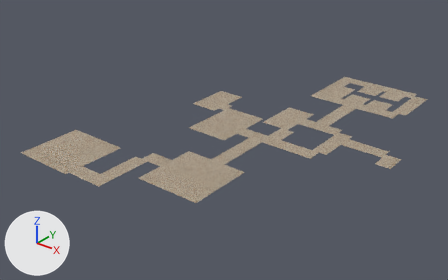
One commit to the FBX model Assets/Level_Design/Models/PrototypeLevels/Level3/Level3Ground.fbx: the scene before it, then after it.
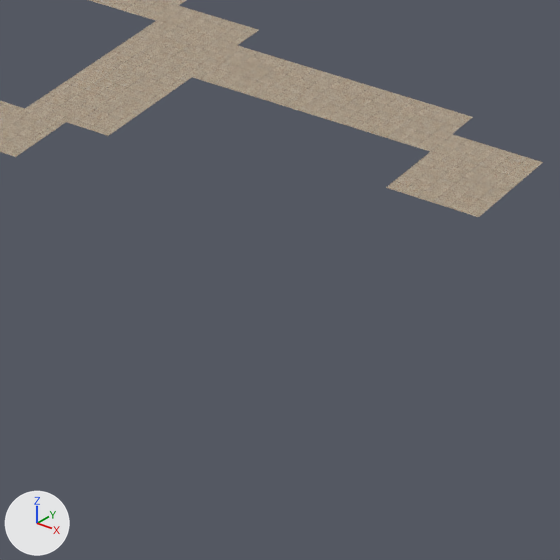
Each version is shown whole from a 50 mm lens placed at (-166.5, -139.5, 68.0), pointed at (-258.0, -25.1, -3.0), then close up on the part from 69% to 90% of the width and 47% to 82% of the height. Every picture has the same lights, and +X, +Y and +Z are marked at lower left. Where no turn or scale is listed for an object, it has been applied to the vertices. Vertices at the same position are counted once.

Objects in the first close-up: 'Level3Ground'.
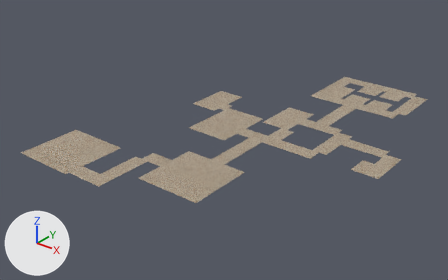
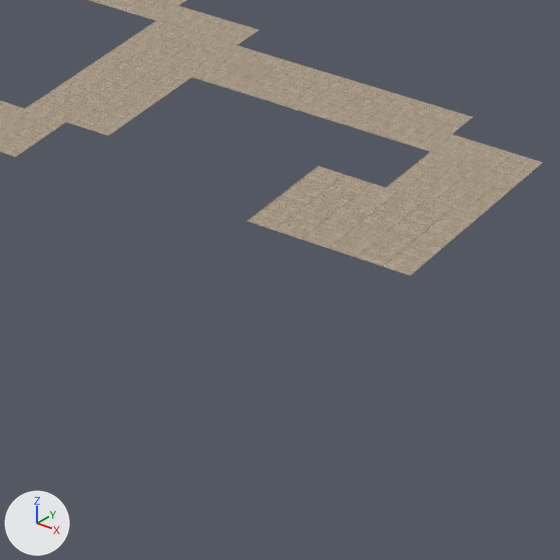
The newer file is also turned or shifted as a whole; pictures and numbers use the older file's frame.

Where the change shows, as pixel boxes [x1, y1, x2, y2] in the close-ups (560 x 560 px):
'Level3Ground', reshaped
    before: [0, 0, 543, 217]
    after: [0, 0, 543, 276]
part 1 of me_level3ground1, added (beige)
    after: [248, 166, 478, 276]

What changed in the scene script:
```text
Change me_level3ground1:
    used by ob_level3ground; location = (-219.0, -18.0, 0.0)
    verts and faces of me_level3ground1; kept vertices keep their numbers, new ones are numbered from 100
    before: 5 (4.0, 0.0, 0.0) at pixel (478, 217)
    remove me_level3ground1.from_pydata(...)  # 100 vertices, 26 faces; spans x -69.0..4.0, y -48.0..48.0, z 0.0
    add me_level3ground1.from_pydata(...)  # 103 vertices, 27 faces; spans x -69.0..4.0, y -48.0..48.0, z 0.0
    me_level3ground1 part 1
    add verts[100] = (-3.0, -6.0, 0.0)  # pixel (246, 221)
    add verts[101] = (4.0, -6.0, 0.0)  # pixel (410, 275)
    add verts[102] = (-3.0, 0.0, 0.0)  # pixel (318, 165)
    add faces += [(5, 102, 100, 101)]
```
